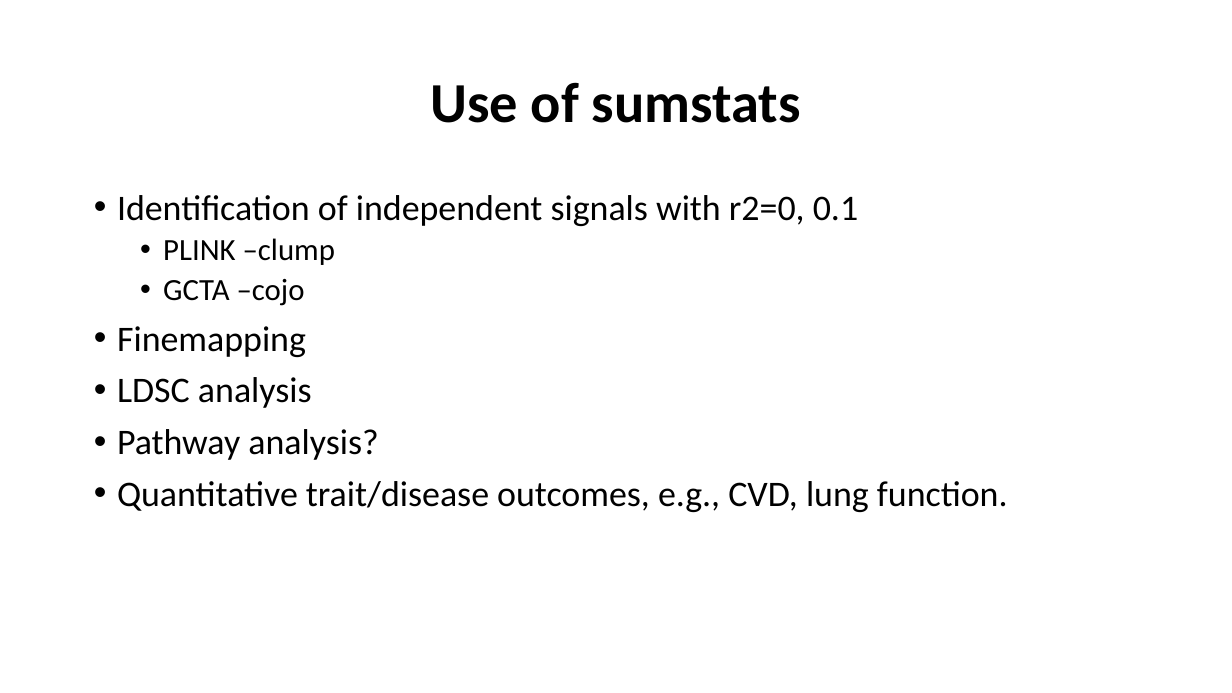
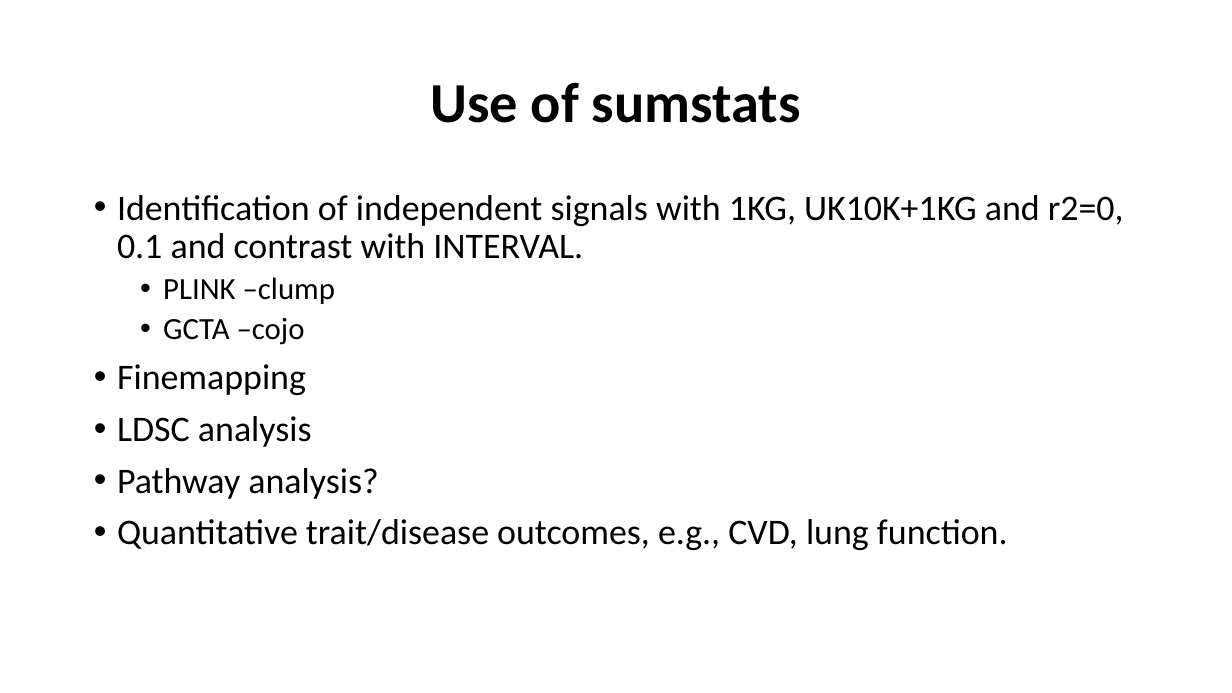
Before and after one commit to jinghuazhao/INF, a slide deck: slide 8 of doc/SCALLOP_INF1-120419.pptx. Drawn at 1232x693 pixels with LibreOffice and Linux fonts; fonts in the diff are those of the drawing. Boxes give left, top, right and bottom in pixels: in the first picture for what was removed or moved away, otherwise in the second. Text is boxed around its words. In the diff, an @@ line names an element or a change of style, - is before the commit and + after.

```diff
--- a/doc/SCALLOP_INF1-120419.pptx
+++ b/doc/SCALLOP_INF1-120419.pptx
@@ text at <box>117,195,1124,259</box>: text changed @@
-• Identification of independent signals with r2=0, 0.1
+• Identification of independent signals with 1KG, UK10K+1KG and r2=0, 0.1 and contrast with INTERVAL.
```
Also in this commit, not shown: 6 other slides changed.
